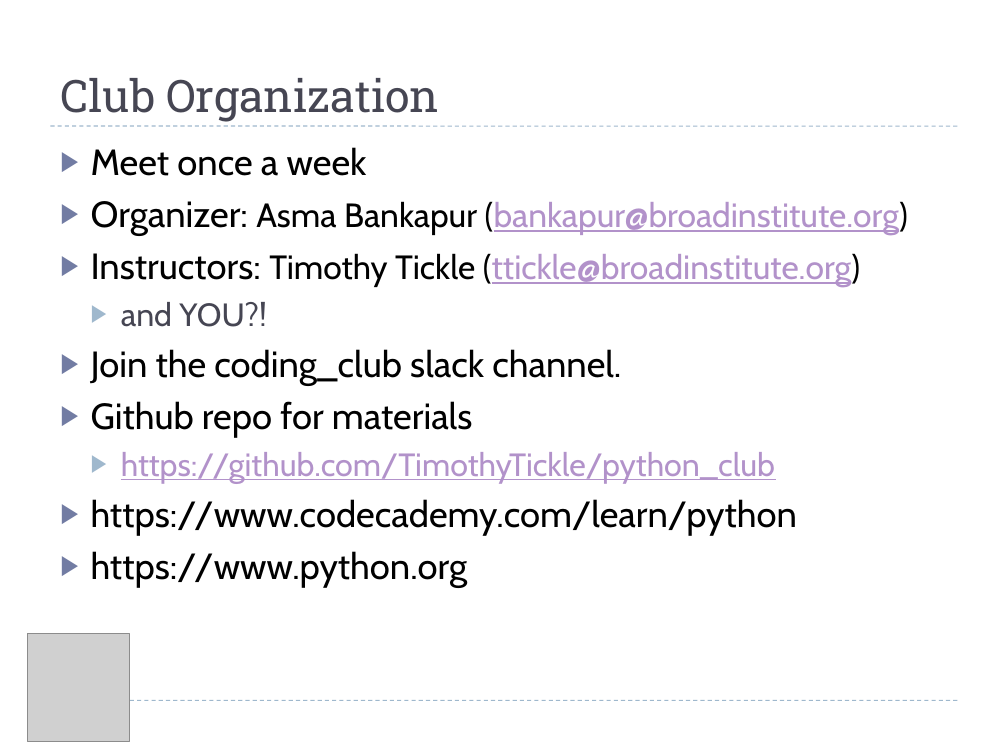
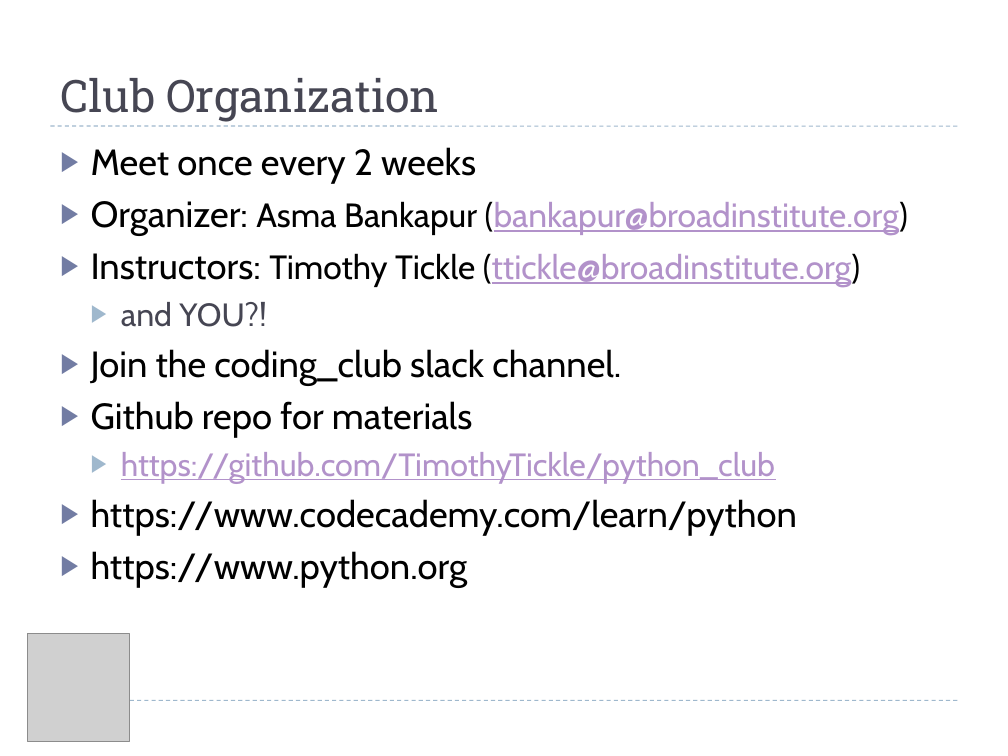
Before and after one commit to TimothyTickle/python_club, a slide deck: slide 3 of presentations/01_python_club_intro.pptx. Drawn at 1008x756 pixels with LibreOffice and Linux fonts; fonts in the diff are those of the drawing; grey boxes stand for pictures. Boxes give left, top, right and bottom in pixels: in the first picture for what was removed or moved away, otherwise in the second. Text is boxed around its words. In the diff, an @@ line names an element or a change of style, - is before the commit and + after.

```diff
--- a/presentations/01_python_club_intro.pptx
+++ b/presentations/01_python_club_intro.pptx
@@ text at (x1=91, y1=147, x2=476, y2=184): text changed @@
-▶ Meet once a week
+▶ Meet once every 2 weeks
```
Also in this commit, not shown: 1 other slide changed.
